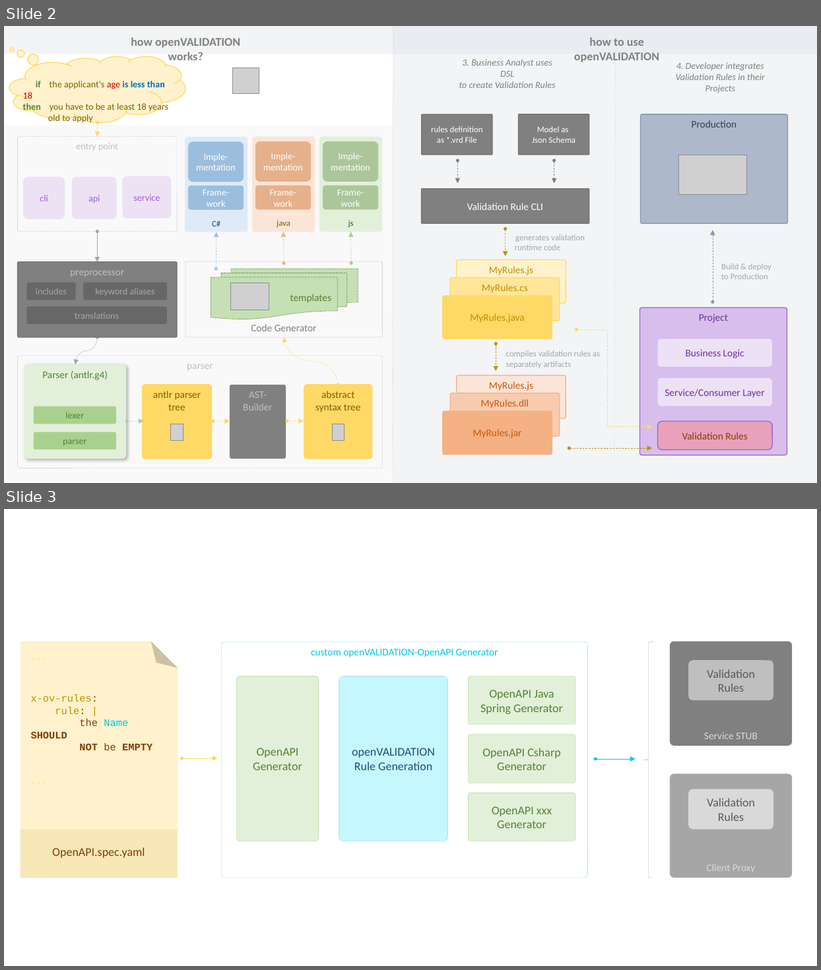
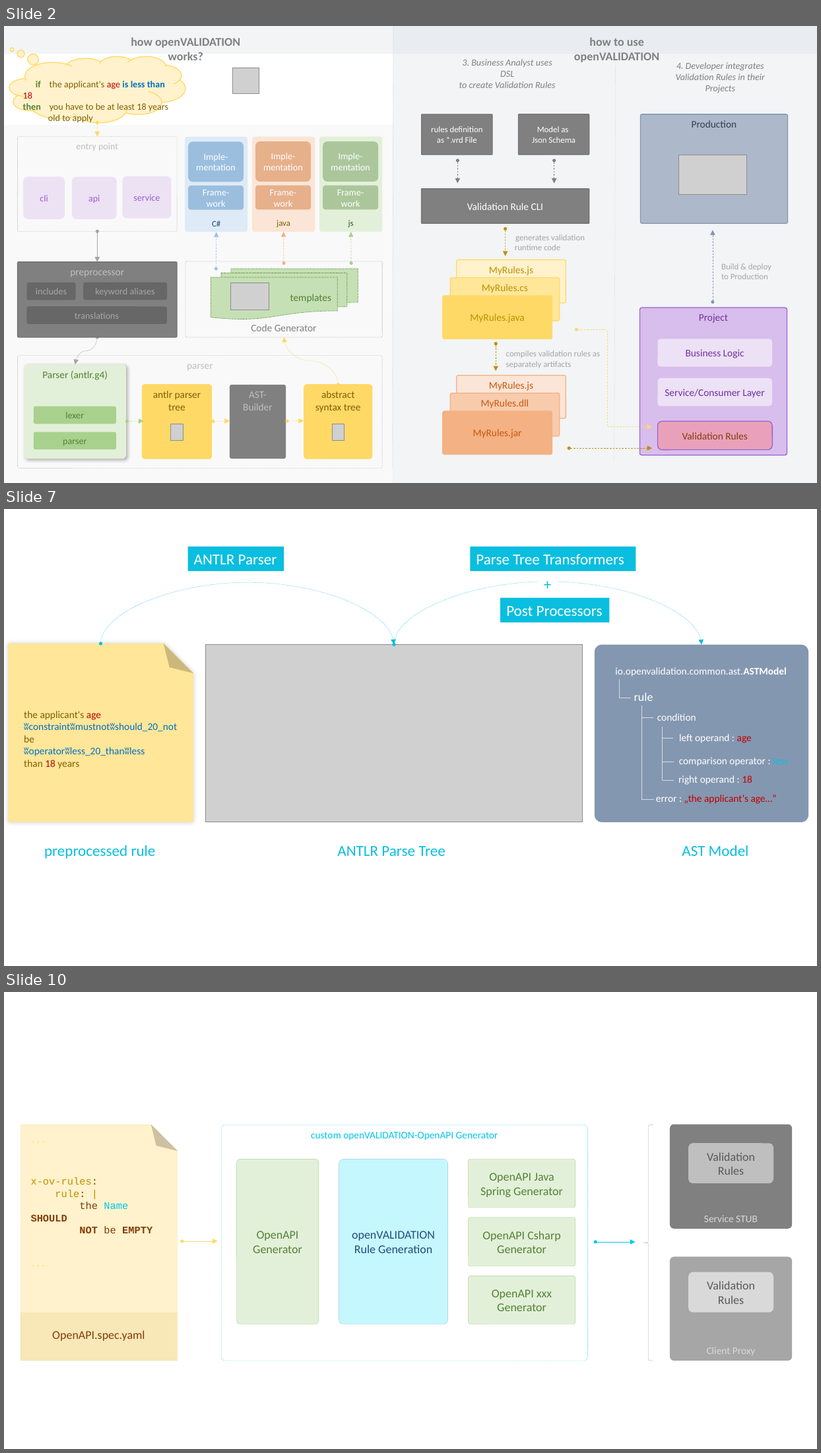
Before and after one commit to openvalidation/openvalidation, a slide deck: docs/ci/Architecture.pptx. Shown one above the other, each under a label of ours: slides 2 and 3 before the commit, slides 2, 7 and 10 after it; the slides between them are not shown. The pictures are 821x970 and 821x1453 pixels, drawn with LibreOffice and Linux fonts; fonts in the diff are those of the drawing; grey boxes stand for pictures. Boxes give left, top, right and bottom in pixels: in the first picture for what was removed or moved away, otherwise in the second. Text is boxed around its words. In the diff, an @@ line names an element or a change of style, - is before the commit and + after.

```diff
--- a/docs/ci/Architecture.pptx
+++ b/docs/ci/Architecture.pptx
@@ slide 7 added at box(4, 509, 817, 966), background #FFFFFF @@
@@ rectangle added at box(188, 547, 284, 571), fill #09BEDF, 18 pt, text #FFFFFF @@
+ANTLR Parser
@@ rectangle added at box(470, 547, 636, 571), fill #09BEDF, 18 pt, text #FFFFFF @@
+Parse Tree Transformers
@@ curved double arrow added from (101, 644) to (395, 644), #09BEDF 0.25 pt dashed @@
@@ curved double arrow added from (395, 644) to (702, 645), #09BEDF 0.25 pt dashed @@
@@ rectangle added at box(538, 572, 558, 596), fill #FFFFFF, 18 pt, text #09BEDF @@
++
@@ rectangle added at box(500, 598, 610, 623), fill #09BEDF, 18 pt, text #FFFFFF @@
+Post Processors
@@ folded corner added at box(8, 644, 193, 823), fill #FFE699 @@
@@ picture added at box(206, 644, 582, 822) @@
@@ text added at box(24, 711, 177, 769), 12 pt, text #0070C0 @@
+the applicant's age
+ʬconstraintʬmustnotʬshould_20_not
+be
+ʬoperatorʬless_20_thanʬless
+than 18 years
@@ group added at box(595, 645, 809, 823): 9 lines, 7 texts, 1 rounded rectangle @@
+io.openvalidation.common.ast.ASTModel
+rule
+condition
+error : „the applicant‘s age…“
+left operand : age
+right operand : 18
+comparison operator : less
@@ text added at box(44, 846, 156, 859), 18 pt, text #09BEDF @@
+preprocessed rule
@@ text added at box(337, 846, 446, 856), 18 pt, text #09BEDF @@
+ANTLR Parse Tree
@@ text added at box(682, 846, 749, 856), 18 pt, text #09BEDF @@
+AST Model
@@ what was slide 3 is now slide 10 @@
```
Also in this commit, not shown: 17 other slides added, 1 other file.
